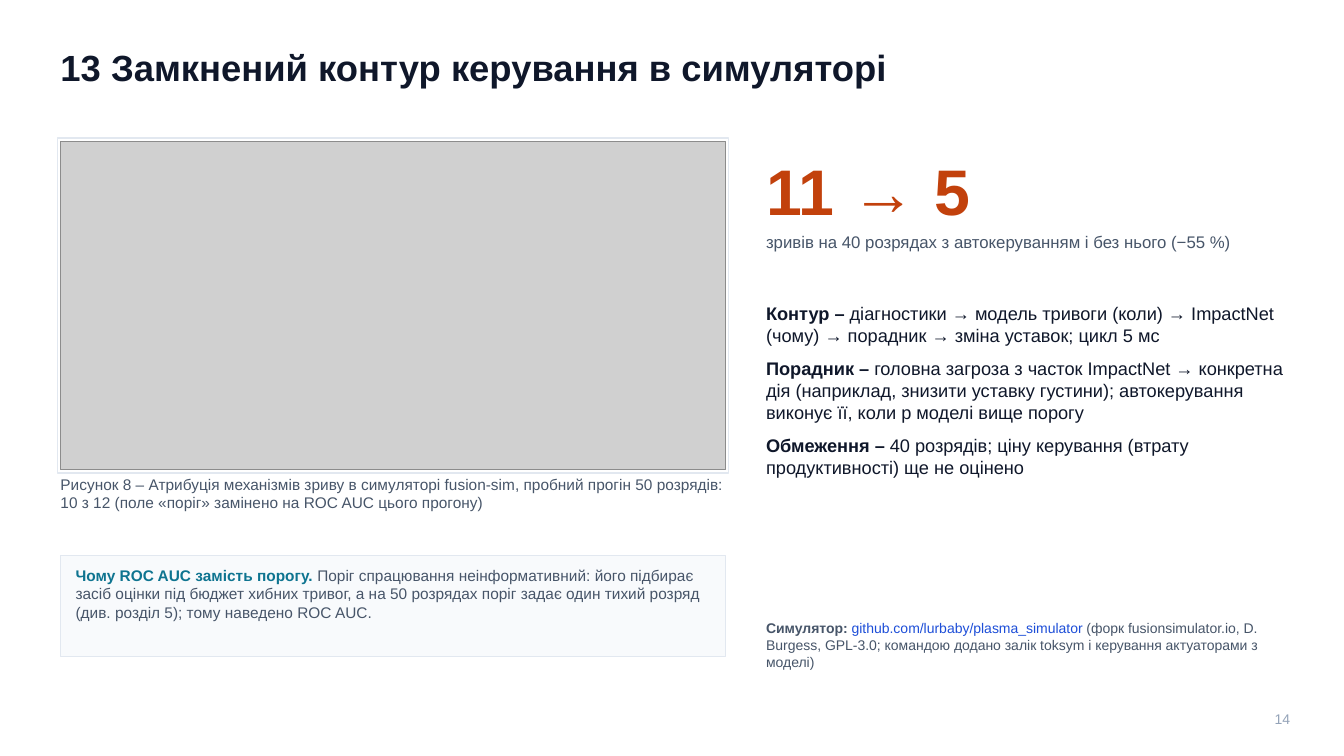
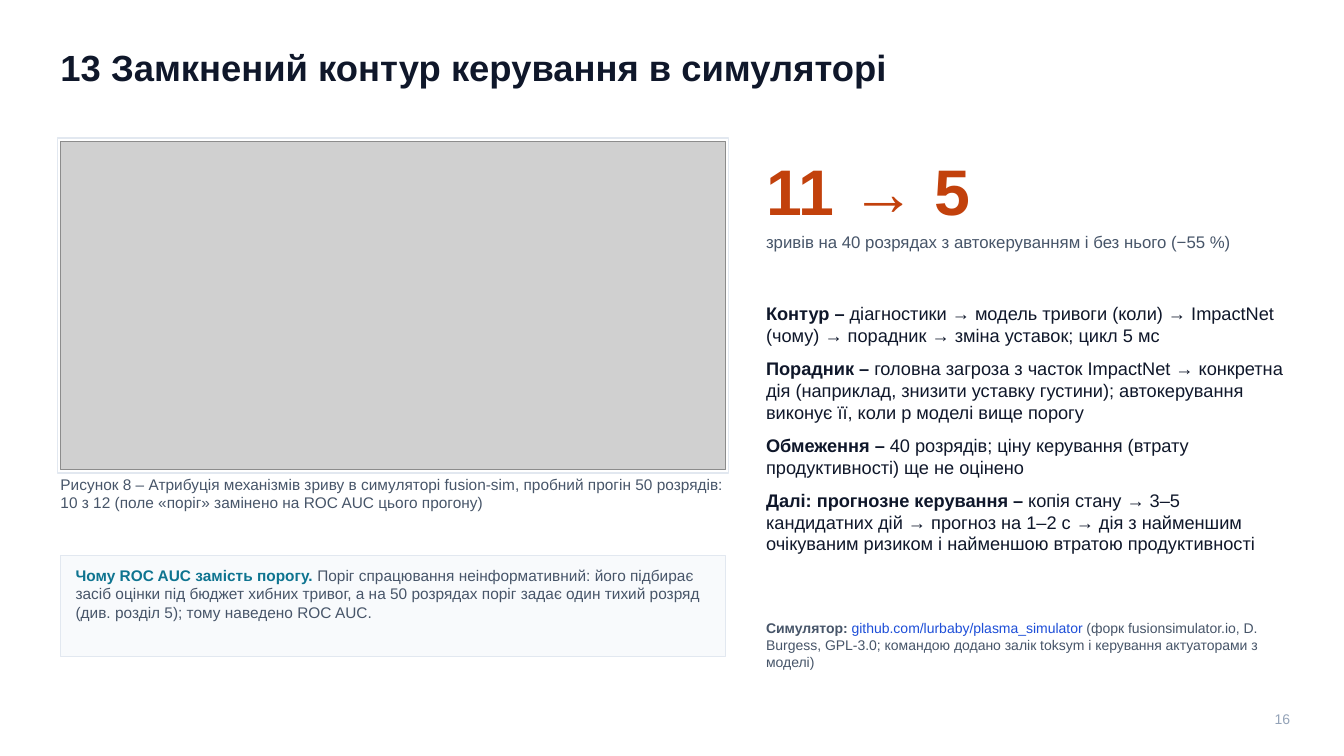
Before and after one commit to llllenah/plasma-disruption-prediction, a slide deck: slide 16 of docs/presentation.pptx (slide 14 before the commit). Drawn at 1344x756 pixels with LibreOffice and Linux fonts; fonts in the diff are those of the drawing; grey boxes stand for pictures. Boxes give left, top, right and bottom in pixels: in the first picture for what was removed or moved away, otherwise in the second. Text is boxed around its words. In the diff, an @@ line names an element or a change of style, - is before the commit and + after.

```diff
--- a/docs/presentation.pptx
+++ b/docs/presentation.pptx
@@ text at (766,493,1255,554): paragraph added @@
+Далі: прогнозне керування – копія стану → 3–5 кандидатних дій → прогноз на 1–2 с → дія з найменшим очікуваним ризиком і найменшою втратою продуктивності
@@ text at (1275,714,1291,724): text changed @@
-14
+16
```
Also in this commit, not shown: 5 other slides changed, 3 slides added, 1 slide removed, 6 other files.
